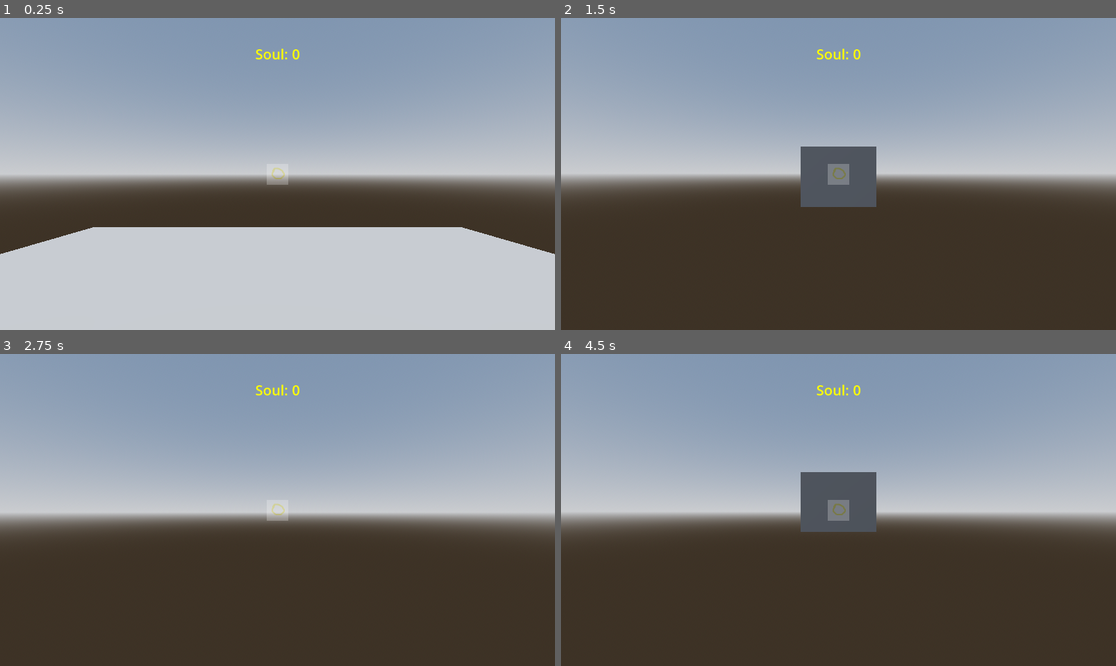
Above: before the commit, frames 1-4 (two rows, left to right).
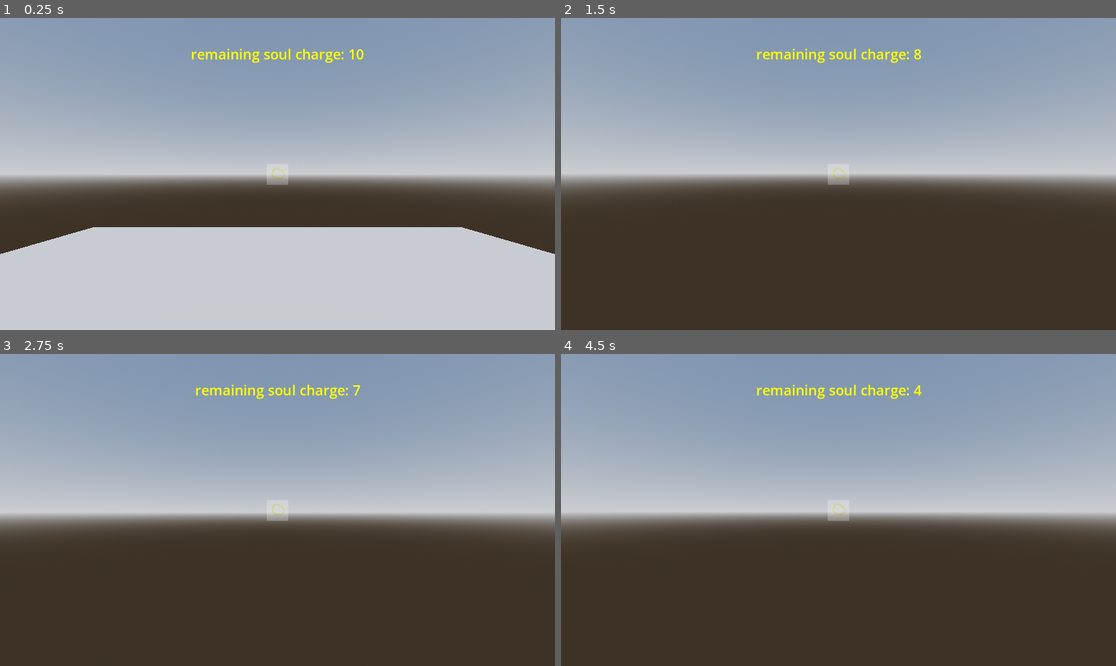
Above: after the commit, the same moments.

Repository: MarGamaDev/wolfenlike
Game: Godot game, scene res://Player/player test/player_test.tscn
Two runs of this game, one before a commit and one after it. Both use one fixed random seed, a clock stepped at 60 frames per second and the inputs below.
Inputs (mouse positions are in pixels of both pictures, inside the frame that each line leads up to):
- Up to frame 1 (0.25 s): no input
- Up to frame 2 (1.5 s): tap Enter at 0.5 s; move the mouse to (866, 174) at 0.52 s; hold W (player_forward) from 0.53 s (still down); click (866, 174) at 0.6 s; move the mouse to (810, 174) at 1.27 s; click (810, 174) at 1.35 s
- Up to frame 3 (2.75 s): keep holding W (player_forward); tap Space (space) at 2 s; move the mouse to (288, 503) at 2.02 s; right-click (288, 503) at 2.1 s; click (288, 503) at 2.3 s
- Up to frame 4 (4.5 s): keep holding W (player_forward); tap Enter at 2.75, 4.25 s; move the mouse to (832, 516) at 2.77 s; tap Space (space) at 2.85, 3.5 s; click (832, 516) at 3.05 s; move the mouse to (877, 513) at 3.52 s; tap T (test_stop_dash) at 3.6 s; click (877, 513) at 3.8 s; move the mouse to (794, 506) at 4.27 s; click (794, 506) at 4.35 s

The runs differ from the first frame. In frame 1, 0.5% of the frame differs, in the area x 34-66%, y 9-15%; in frame 2, 3.0%, in the area x 35-65%, y 9-61%; in frame 3, 0.5%; in frame 4, 3.0%.

Commit message:
basic ammo system implemented

Diff:
--- a/Player/Forms/bishop_form.gd
+++ b/Player/Forms/bishop_form.gd
@@ -3,10 +3,14 @@
 @export var diagonal_move_boost : float = 2.0
 @export var cardinal_move_penalty : float = 0.5
 
+@export var starting_soul : int = 10
+
 func initialize(set_player : Player) -> void:
 	super(set_player)
 	weapon = load("res://Player/weapons/bishop_sniper.tscn").instantiate()
 	player.get_weapon_holder().add_child(weapon)
+	player_form = PLAYER_FORM.BISHOP
+	player.set_soul(starting_soul)
 
 
 func handle_directional_input(input_vector : Vector2, delta : float) -> void:
--- a/Player/Forms/king_form.gd
+++ b/Player/Forms/king_form.gd
@@ -1,9 +1,14 @@
 class_name KingForm extends PlayerForm
+
+@export var starting_soul : int = 10
 
 func initialize(set_player : Player) -> void:
 	super(set_player)
 	weapon = load("res://Player/weapons/king_pistol.tscn").instantiate()
 	player.get_weapon_holder().add_child(weapon)
+	attack_soul_consumption = 0
+	player_form = PLAYER_FORM.KING
+	player.set_soul(starting_soul)
 
 
 func handle_directional_input(input_vector : Vector2, delta : float) -> void:
--- a/Player/Forms/knight_form.gd
+++ b/Player/Forms/knight_form.gd
@@ -1,3 +1,12 @@
 class_name KnightForm extends PlayerForm
 
+@export var starting_soul : int = 10
+
 ##do once grid system is in game
+func initialize(set_player : Player) -> void:
+	super(set_player)
+	#weapon = load("res://Player/weapons/king_pistol.tscn").instantiate()
+	#player.get_weapon_holder().add_child(weapon)
+	attack_soul_consumption = 0
+	player_form = PLAYER_FORM.KNIGHT
+	player.set_soul(starting_soul)
--- a/Player/Forms/pawn_form.gd
+++ b/Player/Forms/pawn_form.gd
@@ -1,13 +1,19 @@
 class_name PawnForm extends PlayerForm
 
-@export var forward_movement_boost : float
+var starting_soul : int = 3
+
+@export var forward_movement_boost : float = 2
 
 func initialize(set_player : Player) -> void:
 	super(set_player)
 	weapon = load("res://Player/weapons/pawn_swipe.tscn").instantiate()
 	player.get_weapon_holder().add_child(weapon)
 	weapon.initialize(player)
+	player_form = PLAYER_FORM.PAWN
+	attack_soul_consumption = 0
+	player.set_soul(starting_soul)
 
+##theres some movement fuckery going on
 func handle_directional_input(input_vector : Vector2, delta : float) -> void:
 	super(input_vector, delta)
 	if input_vector.y > 0.0:
@@ -21,7 +27,7 @@
 		else:
 			player.velocity.x = direction.x * player.SPEED
 			player.velocity.z = direction.z * player.SPEED
+		player.move_and_slide()
 	else:
 		on_directional_input_stopping()
-
 	player.move_and_slide()
--- a/Player/Forms/queen_form.gd
+++ b/Player/Forms/queen_form.gd
@@ -1,11 +1,15 @@
 class_name QueenForm extends PlayerForm
 
 @export var queen_movement_boost : float = 2.0
+
+@export var starting_soul : int = 10
 
 func initialize(set_player : Player) -> void:
 	super(set_player)
 	weapon = load("res://Player/weapons/queen_shotgun.tscn").instantiate()
 	player.get_weapon_holder().add_child(weapon)
+	player_form = PLAYER_FORM.QUEEN
+	player.set_soul(starting_soul)
 
 func handle_directional_input(input_vector : Vector2, delta : float) -> void:
 	super(input_vector, delta)
--- a/Player/Forms/rook_form.gd
+++ b/Player/Forms/rook_form.gd
@@ -16,7 +16,9 @@
 	super(set_player)
 	weapon = load("res://Player/weapons/rooket_launcher.tscn").instantiate()
 	player.get_weapon_holder().add_child(weapon)
-	player.current_remaining_soul = starting_soul
+	player.set_soul(starting_soul)
+	player_form = PLAYER_FORM.ROOK
+
 
 func handle_directional_input(input_vector : Vector2, delta : float) -> void:
 	super(input_vector, delta)
--- a/Player/player test/player_test.tscn
+++ b/Player/player test/player_test.tscn
@@ -29,8 +29,10 @@
 [node name="WorldEnvironment" type="WorldEnvironment" parent="." unique_id=1603588350]
 environment = SubResource("Environment_ub18d")
 
-[node name="Player" parent="." unique_id=590664996 instance=ExtResource("1_r0ush")]
+[node name="Player" parent="." unique_id=590664996 node_paths=PackedStringArray("test_soul_label") instance=ExtResource("1_r0ush")]
 transform = Transform3D(1, 0, 0, 0, 1, 0, 0, 0, 1, 0, 1.8187981, 0)
+test_form = 5
+test_soul_label = NodePath("../temp ui/SoulTestLabel")
 
 [node name="CSGBox3D" type="CSGBox3D" parent="." unique_id=678165903 groups=["world"]]
 use_collision = true
--- a/Player/player.gd
+++ b/Player/player.gd
@@ -9,17 +9,18 @@
 @onready var head : Node3D = $Head
 @onready var camera : Camera3D = $Head/Camera3D
 
-@onready var current_form : PlayerForm
+var current_form : PlayerForm
+var player_form_type : PlayerForm.PLAYER_FORM = PlayerForm.PLAYER_FORM.KING
 
-@export var test_form : int
+@export var test_form : PlayerForm.PLAYER_FORM
 @export var test_form_list : Array[PlayerForm]
+@export var test_soul_label : Label
 
-var current_remaining_soul : int = 0
+var remaining_soul : int = 0
 
 func _ready():
 	##TODO create a basic loading system? currently just have the different forms as child of player since there will be limited amounts
-	current_form = test_form_list[test_form]
-	current_form.initialize(self)
+	switch_form(test_form)
 	#hiding cursor
 	Input.set_mouse_mode(Input.MOUSE_MODE_CAPTURED)
 
@@ -54,6 +55,26 @@
 func get_weapon_holder() -> Node3D:
 	return $Head/Camera3D/WeaponHolder
 
+func consume_soul(amount_used : int) -> void:
+	remaining_soul -= amount_used
+	test_soul_label.text = "remaining soul charge: " + str(remaining_soul)
+	if remaining_soul <= 0:
+		##this is where going down would go
+		switch_form(PlayerForm.PLAYER_FORM.KING)
+		pass
+	pass
+
+func set_soul(new_value : int) -> void:
+	remaining_soul = new_value
+	test_soul_label.text = "remaining soul charge: " + str(remaining_soul)
+
+func switch_form(new_form : PlayerForm.PLAYER_FORM) -> void:
+	##MAKE THIS ACTUALLY LOAD THEM AND NOT JUST BE CHILDREN OF PLAYERFORMS
+	current_form = test_form_list[new_form]
+	current_form.initialize(self)
+	player_form_type = current_form.player_form
+	print("switched form to: ", new_form)
+
 ##TESTING STUFF
 #signal update_soul_text(text : String)
 #func update_soul_label(text : String):
--- a/Player/player.tscn
+++ b/Player/player.tscn
@@ -17,7 +17,8 @@
 collision_layer = 5
 collision_mask = 2
 script = ExtResource("1_n8tg8")
-test_form_list = [NodePath("PlayerForms/RookForm"), NodePath("PlayerForms/BishopForm"), NodePath("PlayerForms/KingForm"), NodePath("PlayerForms/KnightForm"), NodePath("PlayerForms/PawnForm"), NodePath("PlayerForms/QueenForm")]
+test_form = 3
+test_form_list = [NodePath("PlayerForms/KingForm"), NodePath("PlayerForms/PawnForm"), NodePath("PlayerForms/RookForm"), NodePath("PlayerForms/KnightForm"), NodePath("PlayerForms/BishopForm"), NodePath("PlayerForms/QueenForm")]
 
 [node name="MeshInstance3D" type="MeshInstance3D" parent="." unique_id=1917658369]
 mesh = SubResource("CapsuleMesh_ya0m6")
--- a/Player/player_form.gd
+++ b/Player/player_form.gd
@@ -6,10 +6,15 @@
 var direction : Vector3 = Vector3.ZERO
 var stop_delta : float
 var stop_time : float = 0.1
+var attack_soul_consumption : int = 1
+
+enum PLAYER_FORM {KING, PAWN, ROOK, KNIGHT, BISHOP, QUEEN}
+var player_form : PLAYER_FORM
 
 func initialize(set_player : Player) -> void:
 	player = set_player
 	head = player.head
+	attack_soul_consumption = 1
 	pass
 
 func handle_directional_input(input_vector : Vector2, delta : float) -> void:
@@ -28,6 +33,7 @@
 	#player.velocity.z = 0.0
 
 func handle_attack_input() -> void:
+	player.consume_soul(attack_soul_consumption)
 	weapon.shoot()
 
 func on_process_update(delta : float) -> void:
